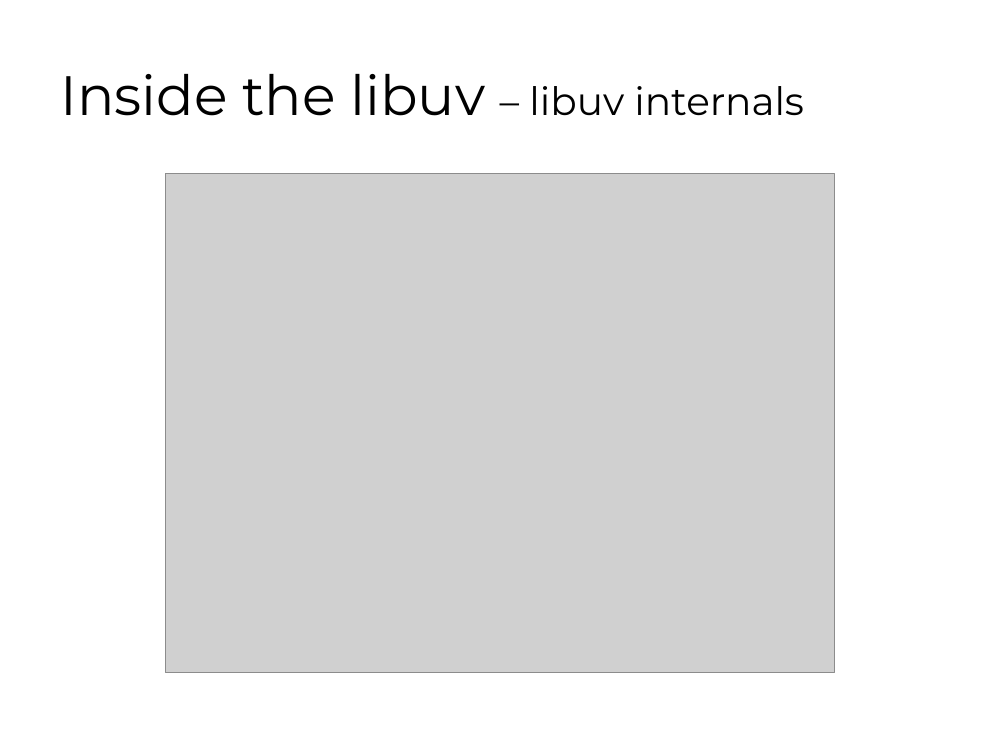
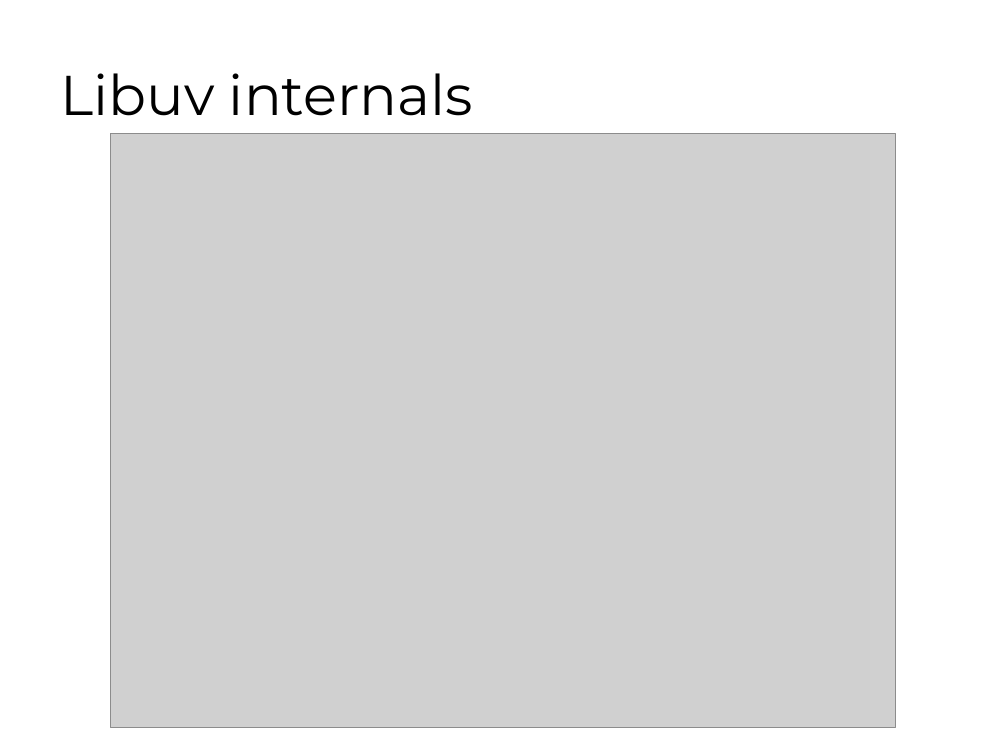
Before and after one commit to young-mu/libuv, a slide deck: slide 15 of libuv.pptx. Drawn at 1008x756 pixels with LibreOffice and Linux fonts; fonts in the diff are those of the drawing; grey boxes stand for pictures. Boxes give left, top, right and bottom in pixels: in the first picture for what was removed or moved away, otherwise in the second. Text is boxed around its words. In the diff, an @@ line names an element or a change of style, - is before the commit and + after.

```diff
--- a/libuv.pptx
+++ b/libuv.pptx
@@ title at (60,73,473,116): text changed; size 27.9 to 40 pt @@
-Inside the libuv – libuv internals
+Libuv internals
@@ picture: place and size @@
-picture at (165,173,835,673)
+picture at (110,134,895,728)
```
Also in this commit, not shown: 14 other slides changed, 1 slide added, 3 other files.
